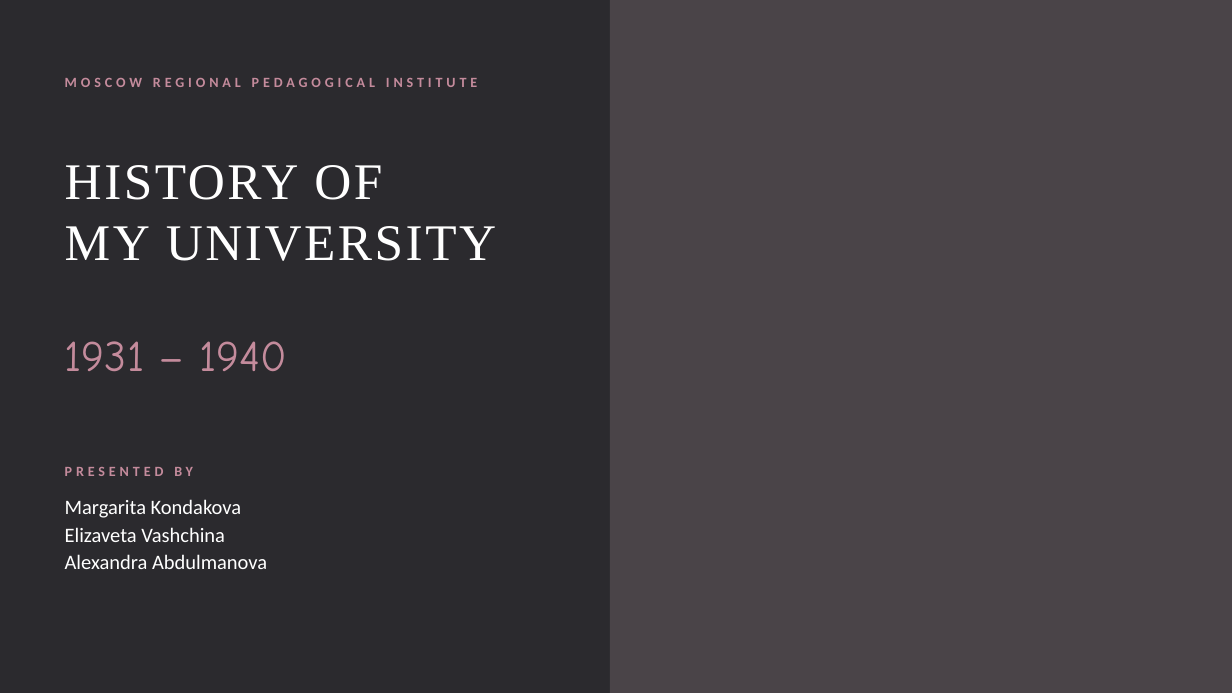
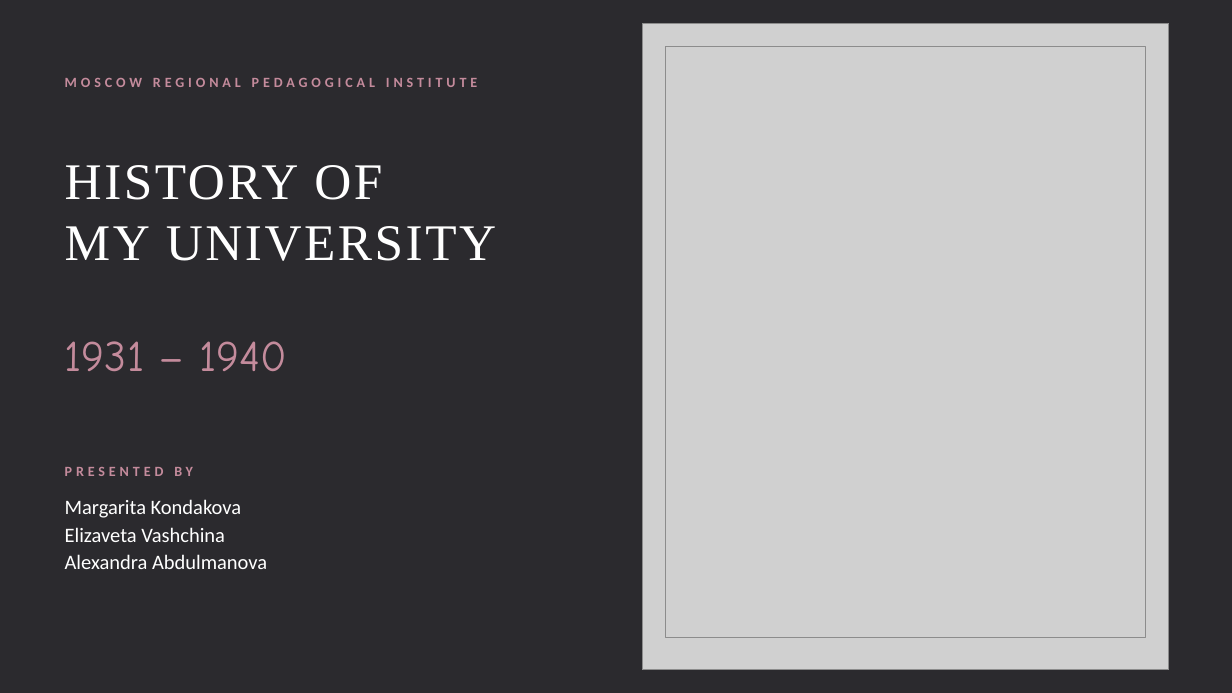
Before and after one commit to gtssummer/paintbot, a slide deck: slide 1 of presentation/MOPI_History_1931-1940.pptx. Drawn at 1232x693 pixels with LibreOffice and Linux fonts; fonts in the diff are those of the drawing; grey boxes stand for pictures. Boxes give left, top, right and bottom in pixels: in the first picture for what was removed or moved away, otherwise in the second. Text is boxed around its words. In the diff, an @@ line names an element or a change of style, - is before the commit and + after.

```diff
--- a/presentation/MOPI_History_1931-1940.pptx
+++ b/presentation/MOPI_History_1931-1940.pptx
@@ rectangle removed at [610, 0, 1232, 693] @@
@@ picture added at [642, 23, 1169, 670] @@
@@ picture added at [665, 46, 1146, 638] @@
```
Also in this commit, not shown: 5 other slides changed, 18 other files.
